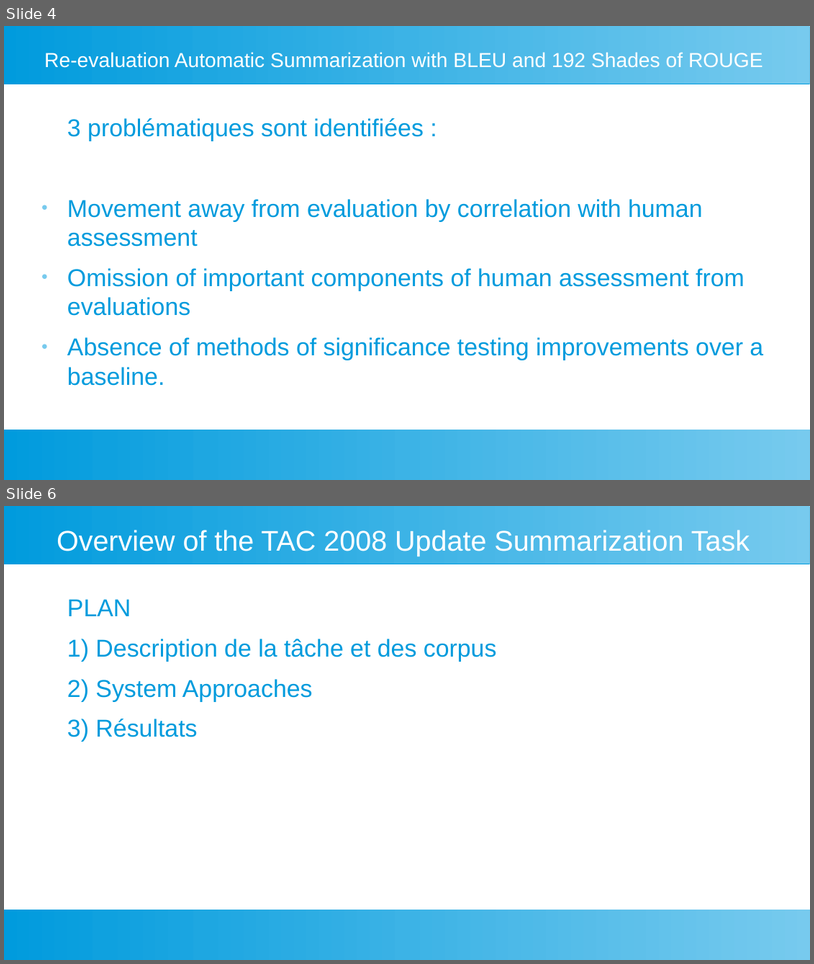
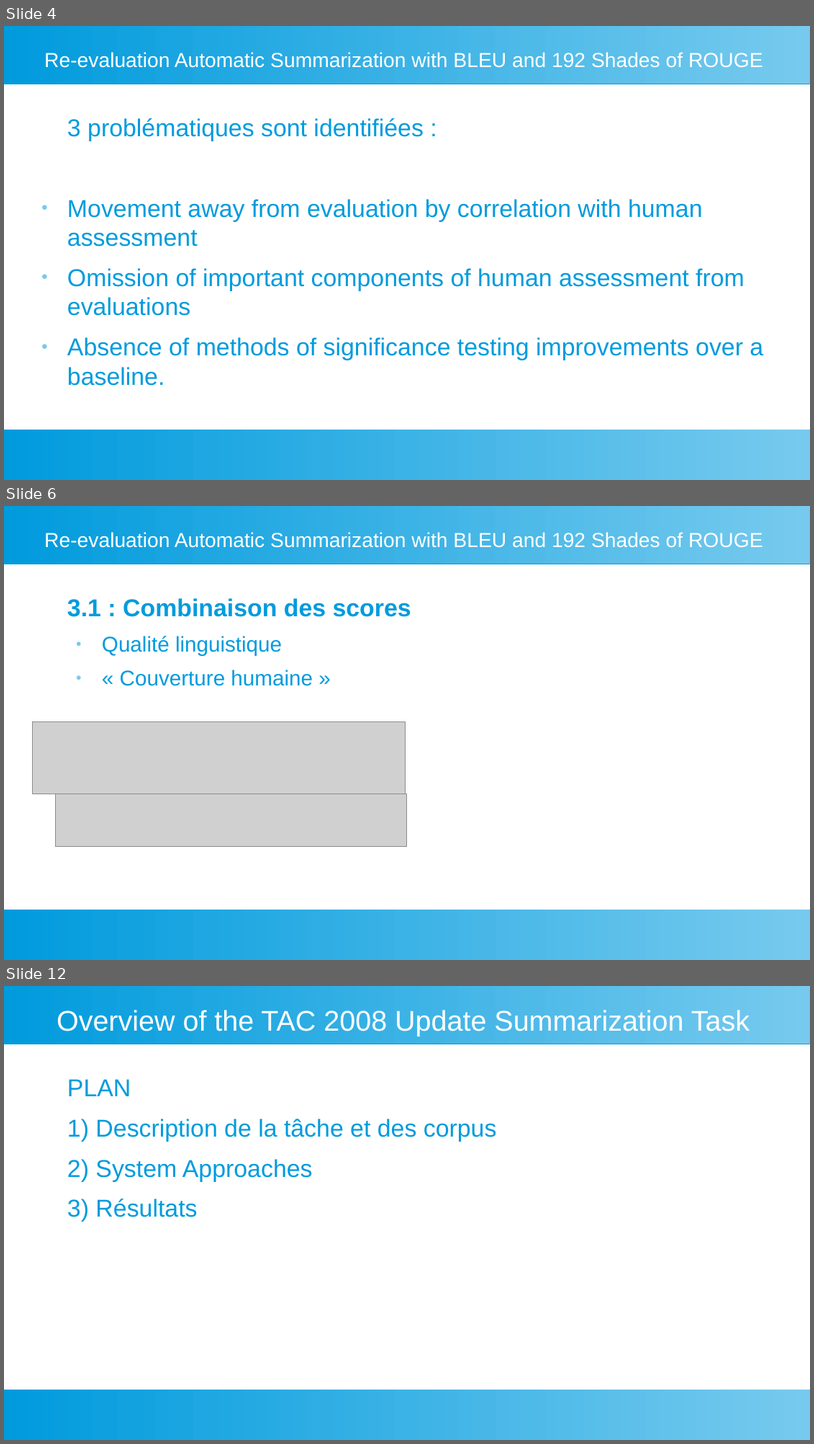
Before and after one commit to fannybachey/stage_2024, a slide deck: presentation/presentation_2.odp. Shown one above the other, each under a label of ours: slides 4 and 6 before the commit, slides 4, 6 and 12 after it; the slides between them are not shown. The pictures are 814x964 and 814x1444 pixels, drawn with LibreOffice and Linux fonts; fonts in the diff are those of the drawing; grey boxes stand for pictures. Boxes give left, top, right and bottom in pixels: in the first picture for what was removed or moved away, otherwise in the second. Text is boxed around its words. In the diff, an @@ line names an element or a change of style, - is before the commit and + after.

```diff
--- a/presentation/presentation_2.odp
+++ b/presentation/presentation_2.odp
@@ slide 6 added at bbox=[4, 506, 810, 960], background #FFFFFF; not listed: 2 template elements that a slide beside it also shows @@
@@ title added at bbox=[44, 532, 764, 548], 20 pt, text #FFFFFF @@
+Re-evaluation Automatic Summarization with BLEU and 192 Shades of ROUGE
@@ text added at bbox=[67, 598, 412, 686], 21 pt, text #009BDD @@
+3.1 : Combinaison des scores
+  ● Qualité linguistique
+  ● « Couverture humaine »
@@ picture added at bbox=[33, 722, 406, 793] @@
@@ picture added at bbox=[55, 794, 407, 847] @@
@@ what was slide 6 is now slide 12 @@
```
Also in this commit, not shown: 1 slide changed, 5 other slides added, 4 other files.
